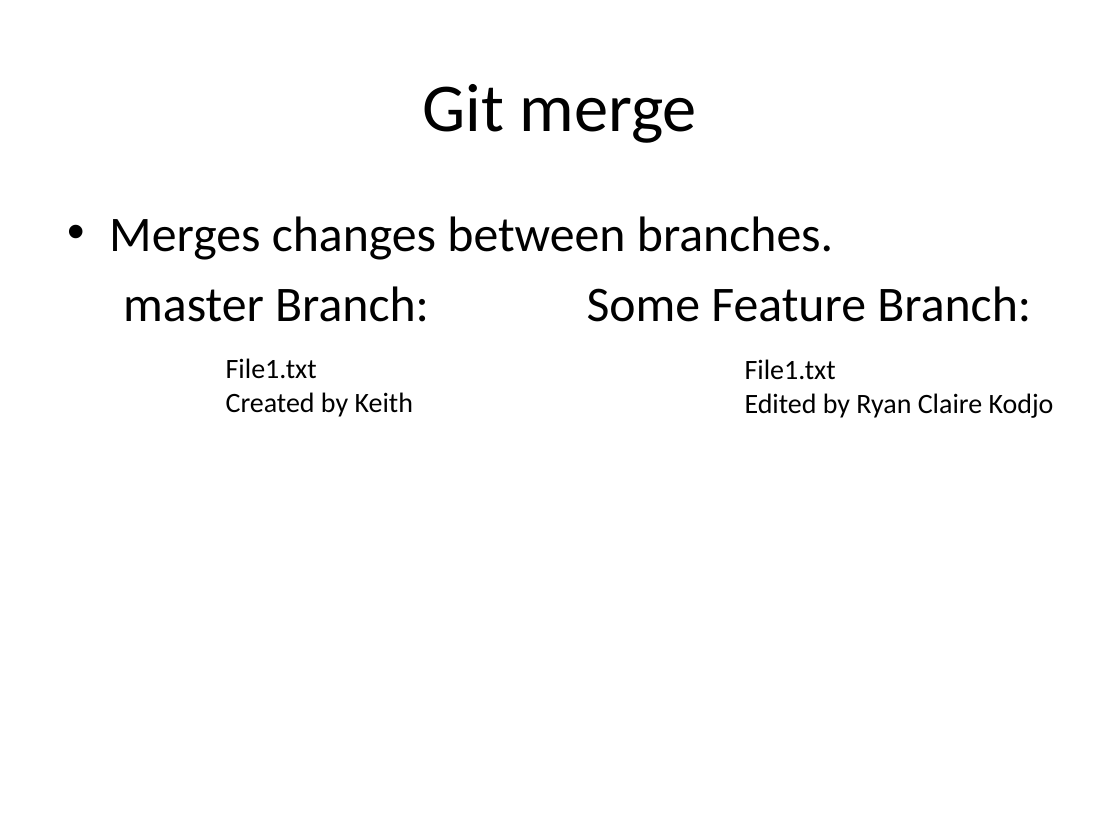
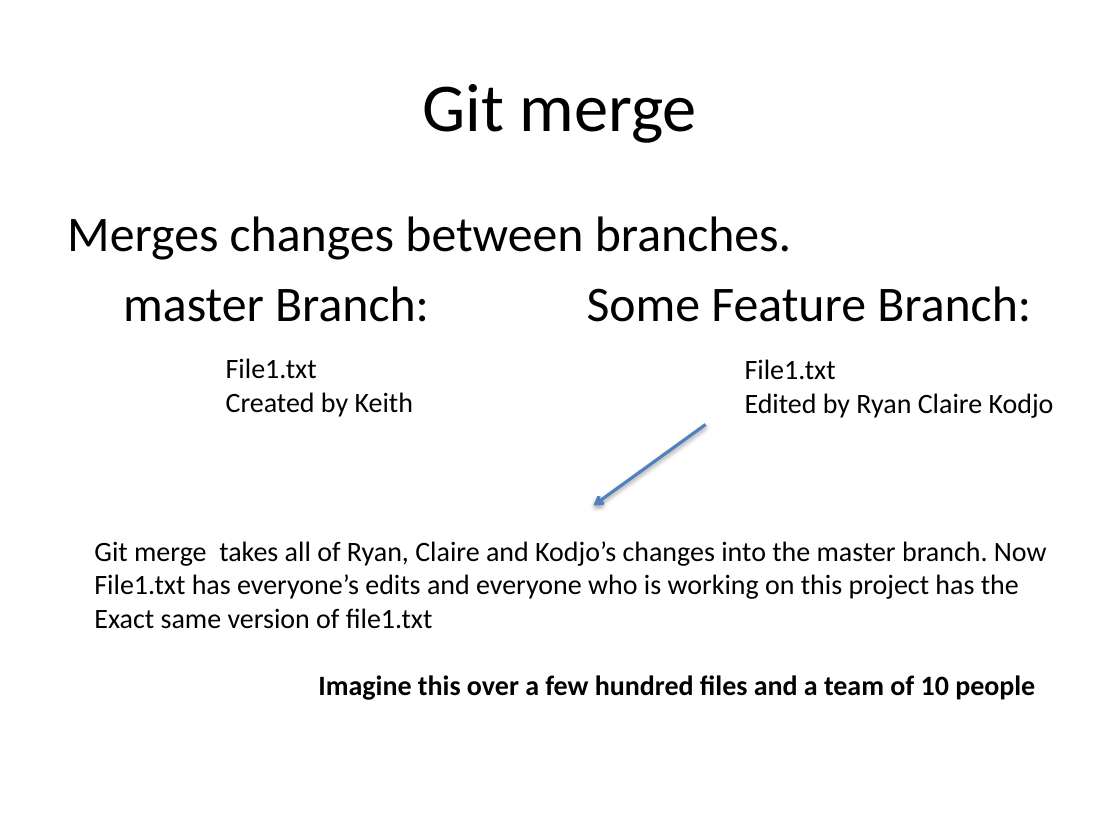
Before and after one commit to jtian1167/SLP-demo, a slide deck: slide 17 of SLP github.pptx (slide 16 before the commit). Drawn at 1120x840 pixels with LibreOffice and Linux fonts; fonts in the diff are those of the drawing. Boxes give left, top, right and bottom in pixels: in the first picture for what was removed or moved away, otherwise in the second. Text is boxed around its words. In the diff, an @@ line names an element or a change of style, - is before the commit and + after.

```diff
--- a/SLP github.pptx
+++ b/SLP github.pptx
@@ text at bbox=[67, 216, 791, 260]: bullet • to none @@
@@ arrow added from (706, 424) to (594, 505), #4F81BD 2 pt @@
@@ text added at bbox=[94, 541, 1047, 700], 18 pt, text #000000 @@
+Git merge takes all of Ryan, Claire and Kodjo’s changes into the master branch. Now
+File1.txt has everyone’s edits and everyone who is working on this project has the
+Exact same version of file1.txt
+Imagine this over a few hundred files and a team of 10 people
```
Also in this commit, not shown: 3 other slides changed, 2 slides added.
